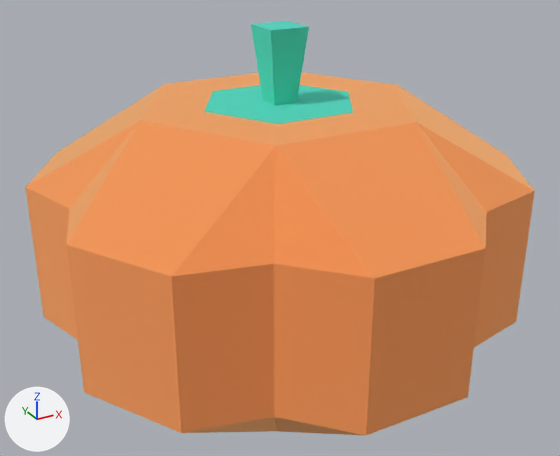
Before and after pictures for a commit that changed the glTF model games/pig-pens/baked/models/pumpkin.glb.
Both versions are drawn from a 50 mm lens placed at (-0.335, -0.61, 0.395), pointed at (-0.004, -0.009, 0.094). The lights are fixed; the arrows at lower left show +X, +Y and +Z. The first picture is the older version. Vertices at exactly the same position are counted once.

The older version as bpy lines, for what is in view:
```python
me_mesh_crop_pumpkin = bpy.data.meshes.new('Mesh crop_pumpkin')
me_mesh_crop_pumpkin.from_pydata(...)  # 62 vertices, 120 faces; spans x -0.221..0.221, y -0.226..0.226, z 0.0..0.334
# faces by material slot: [100, 20]
me_mesh_crop_pumpkin.materials.append(mat_leaffall)  # beige #ffc78a
me_mesh_crop_pumpkin.materials.append(mat_blade)  # cyan #73eddd
ob_crop_pumpkin = bpy.data.objects.new('crop_pumpkin', me_mesh_crop_pumpkin)
ob_crop_pumpkin.location = (0.0, 0.0, -0.05)
```
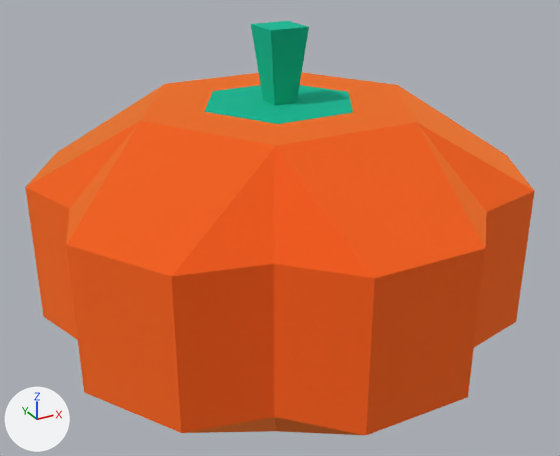
Location of each change, (x1, y1, x2, y2) in pixels of the pictures (560 x 456 px):
part 1 of me_mesh_crop_pumpkin, recoloured (darker): (25, 73, 535, 435) in both
part 2 of me_mesh_crop_pumpkin, recoloured (darker): (204, 21, 353, 124) in both

Edits to the bpy script that builds the scene:
```text
Add mat_leaf:
    mat_leaf = bpy.data.materials.new('leaf')
    mat_leaf.use_nodes = True; mat_leaf.node_tree.nodes.clear()
    _N = mat_leaf.node_tree.nodes; _L = mat_leaf.node_tree.links
    n0 = _N.new('ShaderNodeBsdfPrincipled'); n0.name = 'Principled BSDF'
    n0.inputs[1].default_value = 1.0  # 'Metallic'
    n0.inputs[2].default_value = 1.0  # 'Roughness'
    n1 = _N.new('ShaderNodeOutputMaterial'); n1.name = 'Material Output'
    n2 = _N.new('ShaderNodeVertexColor'); n2.name = 'Color Attribute'
    _L.new(n0.outputs[0], n1.inputs[0])  # 'BSDF' to 'Surface'
    _L.new(n2.outputs[0], n0.inputs[0])  # 'Color' to 'Base Color'
Add mat_grass:
    mat_grass = bpy.data.materials.new('grass')
    mat_grass.use_nodes = True; mat_grass.node_tree.nodes.clear()
    _N = mat_grass.node_tree.nodes; _L = mat_grass.node_tree.links
    n0 = _N.new('ShaderNodeBsdfPrincipled'); n0.name = 'Principled BSDF'
    n0.inputs[1].default_value = 1.0  # 'Metallic'
    n0.inputs[2].default_value = 1.0  # 'Roughness'
    n1 = _N.new('ShaderNodeOutputMaterial'); n1.name = 'Material Output'
    n2 = _N.new('ShaderNodeVertexColor'); n2.name = 'Color Attribute'
    _L.new(n0.outputs[0], n1.inputs[0])  # 'BSDF' to 'Surface'
    _L.new(n2.outputs[0], n0.inputs[0])  # 'Color' to 'Base Color'
Change me_mesh_crop_pumpkin:
    where me_mesh_crop_pumpkin.from_pydata(...)  # 62 vertices, 120 faces; spans x -0.221..0.221, y -0.226..0.226, z 0.0..0.334
    used by ob_crop_pumpkin; location = (0.0, 0.0, -0.05)
    me_mesh_crop_pumpkin part 1: all 100 faces that had it switch from mat_leaffall (beige #ffc78a) to mat_leaf
    me_mesh_crop_pumpkin part 2: all 20 faces that had it switch from mat_blade (cyan #73eddd) to mat_grass
    me_mesh_crop_pumpkin part 3: vertex colours changed
```
